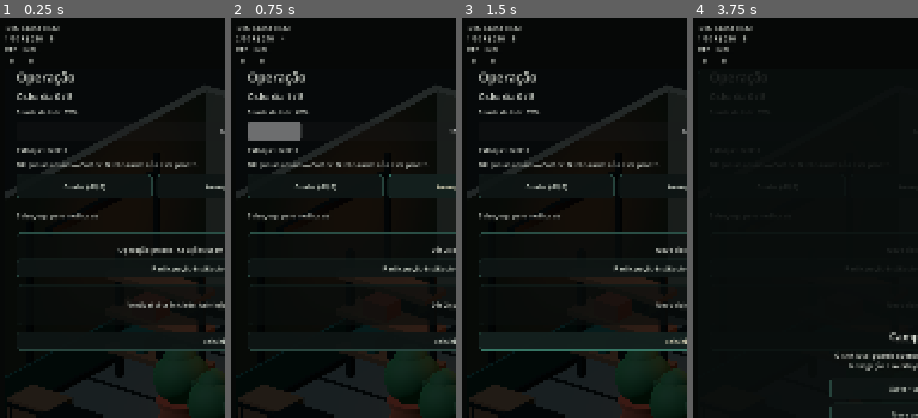
Above: before the commit, frames 1-4 (left to right).
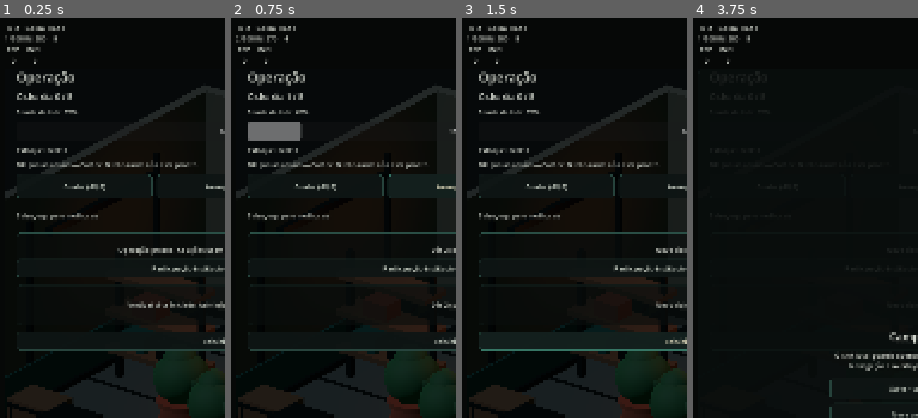
Above: after the commit, the same moments.

Repository: az1nn/growing-rio
Game: Godot game, scene res://scenes/shell/game_shell.tscn
The game is run twice, just before and just after one commit, with the same random seed, the same clock (stepped at 60 frames per second) and the same inputs.
Inputs:
- Up to frame 1 (0.25 s): no input
- Up to frame 2 (0.75 s): click "Avançar dia" at 0.5 s
- Up to frame 3 (1.5 s): click "Reiniciar ciclo" at 1.25 s
- Up to frame 4 (3.75 s): click "Reiniciar ciclo" at 2 s; click "Reiniciar ciclo" at 2.75 s; click "Campanha" at 3.5 s
The pictures show only the part of the screen within x 0-50%, y 3-53%; the shares and areas given below are measured in that part.

The runs differ from the first frame. In frame 1, 0.6% of the frame differs, in the area x 2-29%, y 2-12%; in frame 2, 0.6%; in frame 3, 0.6%; in frame 4, 0.6%.

Commit message:
feat(009): make campaign last 365 days

Diff:
--- a/autoload/game_state.gd
+++ b/autoload/game_state.gd
@@ -3,7 +3,7 @@
 signal state_changed
 signal message_posted(text: String)
 
-const MAX_DAYS := 30
+const MAX_DAYS := 365
 const CIVIC_ENGAGEMENT_COST := 80
 const CIVIC_ENGAGEMENT_INFLUENCE_GAIN := 4.0
 const CIVIC_ENGAGEMENT_REPUTATION_GAIN := 2.0
@@ -1124,7 +1124,12 @@
     heat = maxf(0.0, heat - 1.5)
     _roll_event()
     day += 1
-    if day > MAX_DAYS or cash < -100:
+    # Day MAX_DAYS is fully playable. Calendar closure happens only after
+    # processing that final day and advancing beyond it.
+    if day > MAX_DAYS:
+        game_over = true
+        _post("Campanha encerrada após o Dia %d." % MAX_DAYS)
+    elif cash < -100:
         game_over = true
         _post("Fim do ciclo. Reinicie para tentar outra estratégia.")
     else:
